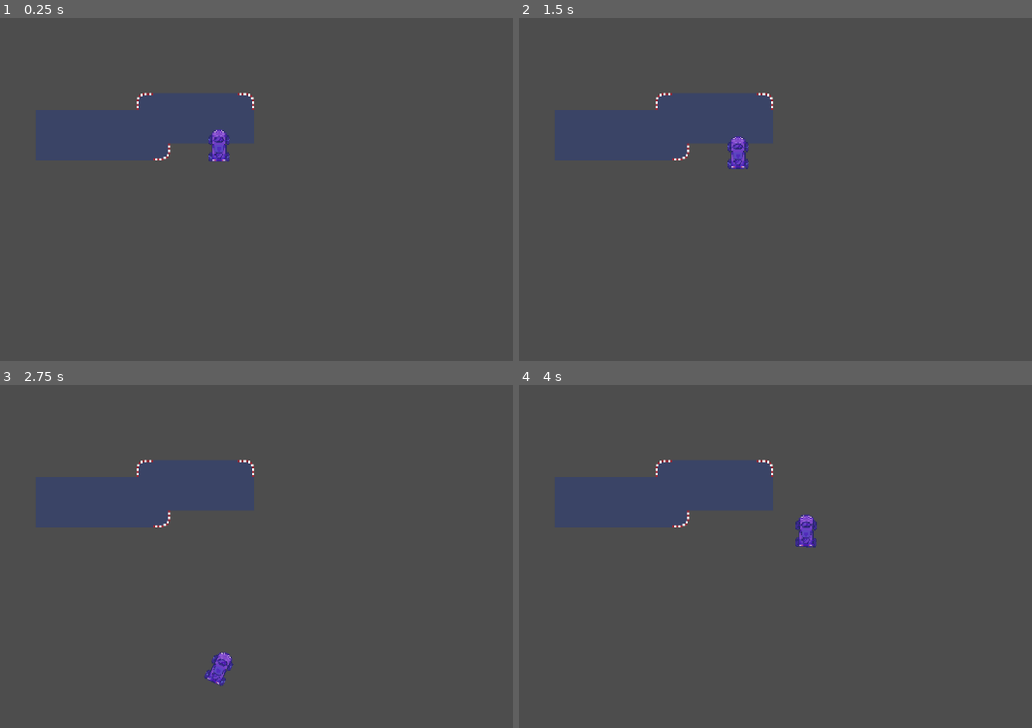
Above: before the commit, frames 1-4 (two rows, left to right).
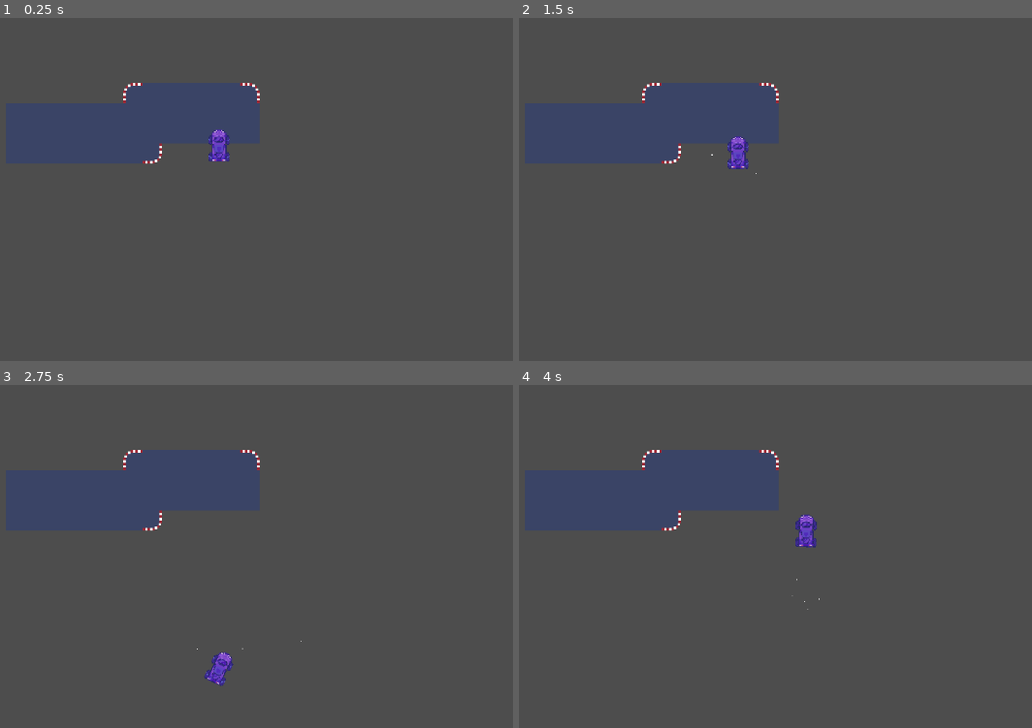
Above: after the commit, the same moments.

Repository: Buzabs/Cartest2
Game: Godot game, scene res://Scenes/test_scene.tscn
Same seed, same stepped clock (60 frames per second), same inputs: the game is played once before the commit and once after it.
Inputs:
- Up to frame 1 (0.25 s): no input
- Up to frame 2 (1.5 s): tap Enter at 0.5 s; hold D (Right) 0.53-1.28 s; tap Space at 1.25 s; hold S (Down) from 1.28 s (still down)
- Up to frame 3 (2.75 s): release S (Down) at 2.03 s; hold D (Right) from 2.03 s (still down)
- Up to frame 4 (4 s): release D (Right) at 2.78 s; hold W (Up) 2.78-3.53 s; hold A (Left) from 3.53 s (still down)

The runs differ from the first frame. In frame 1, 2.7% of the frame differs, in the area x 1-51%, y 18-43%; in frame 2, 2.7%; in frame 3, 2.7%; in frame 4, 2.7%, in the area x 1-59%, y 18-66%.

Commit message:
ŚmieszneParitcle(WIP)

Diff:
--- /dev/null
+++ b/Scenes/Exhaust2.tscn
@@ -0,0 +1,19 @@
+[gd_scene load_steps=2 format=3 uid="uid://cdg1pp4q2osqf"]
+
+[sub_resource type="Curve" id="Curve_g8pc5"]
+_data = [Vector2(0.0284091, 1), 0.0, 0.0, 0, 0, Vector2(1, 0.292135), 0.0, 0.0, 0, 0]
+point_count = 2
+
+[node name="Node2D" type="Node2D"]
+
+[node name="CPUParticles2D" type="CPUParticles2D" parent="."]
+scale = Vector2(0.998334, 0.983873)
+lifetime = 2.72
+randomness = 0.52
+lifetime_randomness = 0.3
+direction = Vector2(0, 0)
+spread = 43.93
+gravity = Vector2(0, 0)
+initial_velocity_min = 91.91
+initial_velocity_max = 91.91
+scale_amount_curve = SubResource("Curve_g8pc5")
--- a/Scenes/car2.tscn
+++ b/Scenes/car2.tscn
@@ -1,8 +1,10 @@
-[gd_scene load_steps=9 format=3 uid="uid://dr8i3dgs87atf"]
+[gd_scene load_steps=11 format=3 uid="uid://dr8i3dgs87atf"]
 
 [ext_resource type="Script" uid="uid://dt150cgkkt0b0" path="res://Scenes/movement.gd" id="1_g3uxq"]
 [ext_resource type="Texture2D" uid="uid://dwn44bcng11o1" path="res://Sprites/Cars/CarTuah.png" id="2_g3uxq"]
 [ext_resource type="Script" uid="uid://dt4wkd2oqxstg" path="res://Scenes/trail.gd" id="3_ueoit"]
+[ext_resource type="PackedScene" uid="uid://cdg1pp4q2osqf" path="res://Scenes/Exhaust2.tscn" id="4_2awta"]
+[ext_resource type="Script" uid="uid://ciw2g1win5bop" path="res://Scenes/exhaust_2.gd" id="5_ueoit"]
 
 [sub_resource type="RectangleShape2D" id="RectangleShape2D_g3uxq"]
 size = Vector2(15, 26)
@@ -58,6 +60,10 @@
 default_color = Color(0.165656, 0.165656, 0.165656, 1)
 gradient = SubResource("Gradient_q6x4y")
 script = ExtResource("3_ueoit")
+drift_sensibility = 0.625
+
+[node name="exhaust1" parent="AnimatedSprite2D/Point" instance=ExtResource("4_2awta")]
+script = ExtResource("5_ueoit")
 
 [node name="Point2" type="Node2D" parent="AnimatedSprite2D"]
 show_behind_parent = true
@@ -70,3 +76,7 @@
 default_color = Color(0.165656, 0.165656, 0.165656, 1)
 gradient = SubResource("Gradient_q6x4y")
 script = ExtResource("3_ueoit")
+drift_sensibility = 0.625
+
+[node name="exhaust1" parent="AnimatedSprite2D/Point2" instance=ExtResource("4_2awta")]
+script = ExtResource("5_ueoit")
--- /dev/null
+++ b/Scenes/exhaust.tscn
@@ -0,0 +1,7 @@
+[gd_scene format=3 uid="uid://b2c8s4mcxv56q"]
+
+[node name="Exhaust" type="Node2D"]
+
+[node name="CPUParticles2D" type="CPUParticles2D" parent="."]
+scale = Vector2(-537.005, 6.34704)
+scale_amount_max = 9.8
--- /dev/null
+++ b/Scenes/exhaust_2.gd
@@ -0,0 +1,22 @@
+extends Node2D
+
+
+var car_velocity = Vector2()
+
+
+
+
+
+func _process(delta: float) -> void:
+
+	$CPUParticles2D.direction = car_velocity
+
+	if owner.direction != 0:
+		$CPUParticles2D.emitting = true
+		$CPUParticles2D.spread = 15
+		car_velocity = owner.velocity.normalized() * transform.inverse()
+	else:
+		$CPUParticles2D.emitting = false
+
+	if $CPUParticles2D.direction == Vector2.ZERO:
+		$CPUParticles2D.spread = 180
--- a/Scenes/test_scene.tscn
+++ b/Scenes/test_scene.tscn
@@ -37,6 +37,7 @@
 zoom = Vector2(1.565, 1.565)
 
 [node name="Track" type="TileMapLayer" parent="."]
+scale = Vector2(1.15664, 1.19449)
 tile_map_data = PackedByteArray("AAD7//7/AAABAAAAAAD8//7/AAABAAAAAAD9//7/AAABAAAAAAD+//7/AAABAAAAAAD///7/AAABAAAAAAAAAP …(576 unchanged characters)…
 tile_set = SubResource("TileSet_hb2xm")
 
--- a/Scenes/trail.gd
+++ b/Scenes/trail.gd
@@ -33,6 +33,3 @@
 	else:
 		if get_point_count() != 0:
 			remove_point(0)
-
-
-	print(owner.rotation, "\t", car_velocity.angle(), "\t", owner.direction)
Not shown, added: Scenes/exhaust_2.gd.uid
